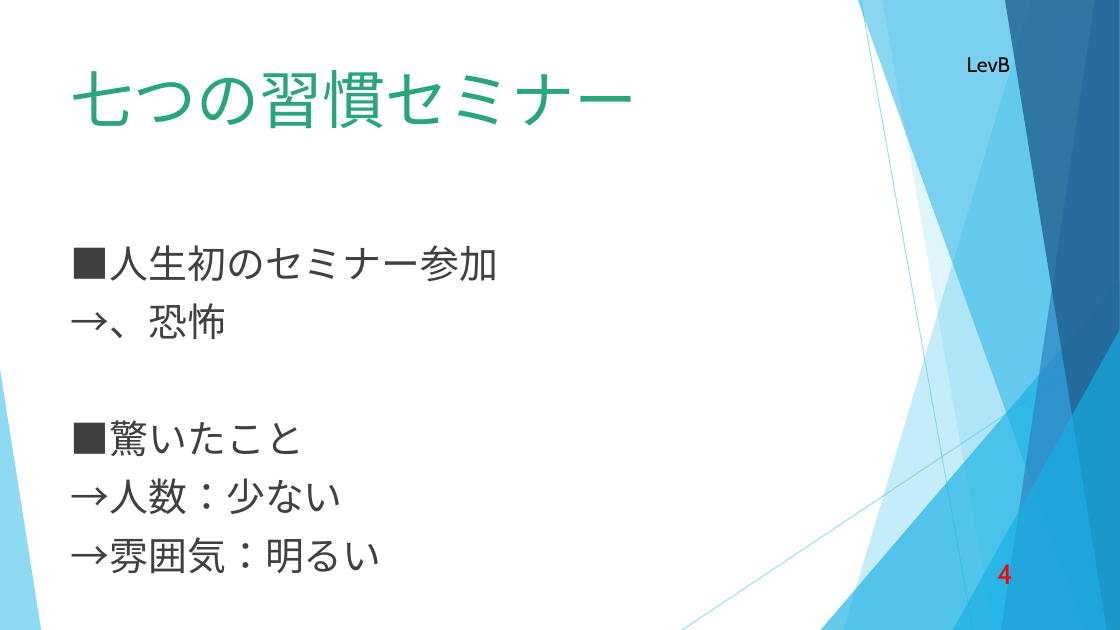
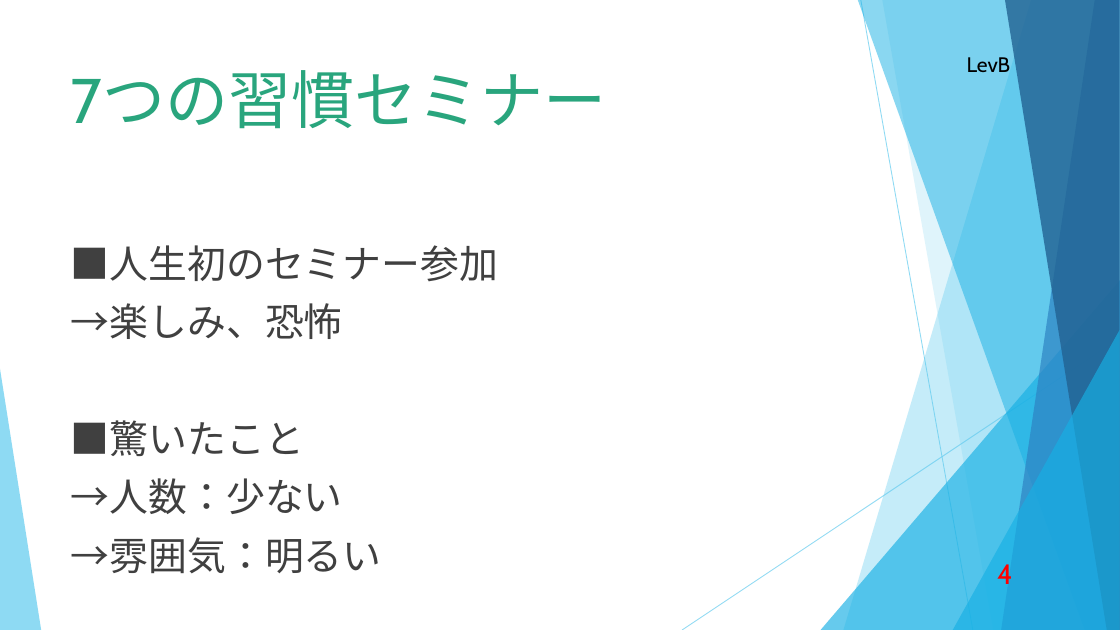
Before and after one commit to d-nakamura1/1st-training, a slide deck: slide 4 of 成果発表(中村大輝).pptx. Drawn at 1120x630 pixels with LibreOffice and Linux fonts; fonts in the diff are those of the drawing. Boxes give left, top, right and bottom in pixels: in the first picture for what was removed or moved away, otherwise in the second. Text is boxed around its words. In the diff, an @@ line names an element or a change of style, - is before the commit and + after.

```diff
--- a/成果発表(中村大輝).pptx
+++ b/成果発表(中村大輝).pptx
@@ title at (71, 70, 607, 129): text changed @@
-七つの習慣セミナー
+7つの習慣セミナー
@@ text at (71, 303, 343, 339): text changed @@
-→、恐怖
+→楽しみ、恐怖
```
Also in this commit, not shown: 5 other slides changed, 2 slides added, 1 slide removed.
